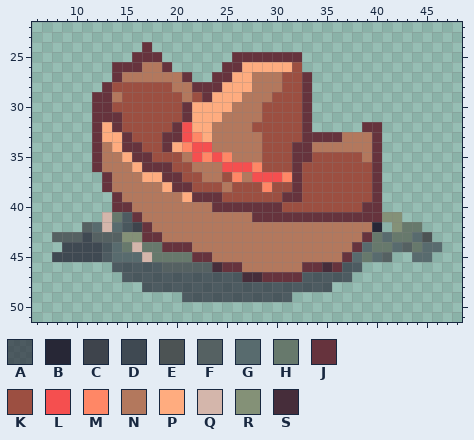
Two states of a pixel-art sprite, Assets/Commons/Sprites/Props/CactusCheSiRompe/CACTUS rotto8.png. Above: the version before the commit.
The file is 250x270 pixels, drawn in blocks of 5x5; one block is one cell here. Shown: x 6..48, y 22..51.
Palette (. is transparent): A #272736a7  B #272736  C #3e444c  D #3f4952  E #4c5354  F #556162  G #586b6e  H #67796c  J #66333d  K #9c4f41  L #f54f4f  M #ff8766  N #b3785d  P #ffac7f  Q #d4b6ab  R #849177  S #462d3a
Pixels before, first column x 8:
24 .........J.............................
25 ........JJJ.......JJJJJJJ..............
26 ......JJJNNJ.....JJPPPPPK..............
27 ......JNNNNNNJ..JJPPNNNKKJ.............
28 .....JKKKKKKNNJJJPPPNNNKKJ.............
29 ....JJNKKKKKKNKJPPPNNNKKKJ.............
30 ....JJKKKKKKKJPPPPNNNKKKKJ.............
31 ....JJJKKKKKKJPPPNNNNKKKKJ.............
32 ....JPJKKKKKJLPPNNNNKKKKKJ.....JJ......
33 ....JPPJKKKJJLMPNNNNNKKKKJJJJNNNJ......
34 ....JNPJJKKJPMLLNNNNNKKKJJNNNNNNJ......
35 ....JNNPJJKKKNLMLMNNNKKKJJKKKKKNJ......
36 ....JNNNPJJJKKNNNLLLMKKKJKKKKKKKJ......
37 .....JNNNPPJJKKNNKMNLLLMJKKKKKKKJ......
38 .....JNNNNNPJJKKKNKKKMKKJKKKKKKKJ......
39 ......JNNNNNNPJJJKKKKKKJJKKKKKKKJ......
40 ......JJNNNNNNNNJJJJJJJKKKKKKKKJJ......
41 .....QHAJNNNNNNNNNNNJJJJJJJJJJJJJRR....
42 ...FGQGACJNNNNNNNNNNNNNNNNNNNNNNB.RHH..
43 FFFDFFFRRJJNNNNNNNNNNNNNNNNNNNNJHGHHGE.
44 .DDDDAGHQHHJJJNNNNNNNNNNNNNNNNJGHHGFHGG
45 DDDDDAGGGQHHHHJJNNNNNNNNNNNNNJGHGF..GG.
46 ......AAAAAFFFFFSJJNNNNNNJJSJAA........
47 .......AAAAAAAAAAAASSJJJJAAAAA.........
48 .........AAAAAAAAAAAAAAAAAAA...........
49 .............AAAAAAAAAAA...............
Once edited:
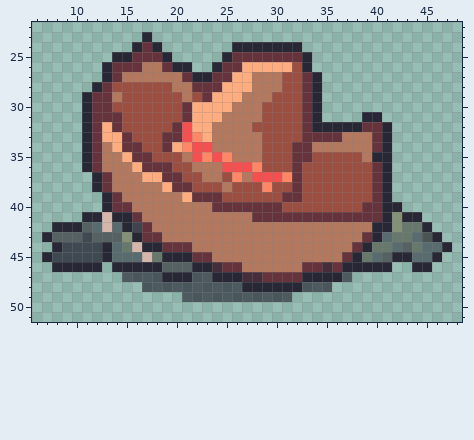
Difference:
y 23: x 17 . -> B
y 24: x 16 . -> B; x 18 . -> B; x 26..32 ....... -> BBBBBBB
y 25: x 14..15 .. -> BB; x 19 . -> B; x 25 . -> B; x 33 . -> B
y 26: x 13 . -> B; x 20..21 .. -> BB; x 24 . -> B; x 33 . -> B
y 27: x 13 . -> B; x 22..23 .. -> BB; x 34 . -> B
y 28: x 12 . -> B; x 34 . -> B
y 29..30: x 11 . -> B; x 34 . -> B
y 31: x 11 . -> B; x 34 . -> B; x 39..40 .. -> BB
y 32: x 11 . -> B; x 34..38 ..... -> BBBBB; x 41 . -> B
y 33..34: x 11 . -> B; x 41 . -> B
y 35: x 11 . -> B; x 40..41 J. -> BB
y 36: x 11 . -> B; x 41 . -> B
y 37..38: x 12 . -> B; x 41 . -> B
y 39: x 13 . -> B; x 41 . -> B
y 40: x 13 . -> B; x 41..42 .. -> BB
y 41: x 11..12 .. -> BB; x 14..15 HA -> BB; x 41 R -> B; x 43..44 .. -> BB
y 42: x 8..10 ... -> BBB; x 15 A -> B; x 41 . -> B; x 45 . -> B
y 43: x 7 . -> B; x 16 R -> B; x 40 H -> B; x 46 . -> B
y 44: x 8 . -> B; x 13 A -> B; x 17..18 HH -> BB; x 39 G -> B; x 47 . -> B
y 45: x 7 . -> B; x 13 A -> B; x 19..21 HHH -> BBB; x 38 G -> B; x 42..43 .. -> BB; x 46 . -> B
y 46: x 8..12 ..... -> BBBBB; x 14..18 AAAAA -> BBBBB; x 22..23 FF -> BB; x 37..41 AA... -> BBBBB; x 44..45 .. -> BB
y 47: x 19..21 AAA -> BBB; x 24..26 AAA -> BBB; x 33..36 AAAA -> BBBB
y 48: x 27..32 AAAAAA -> BBBBBB
